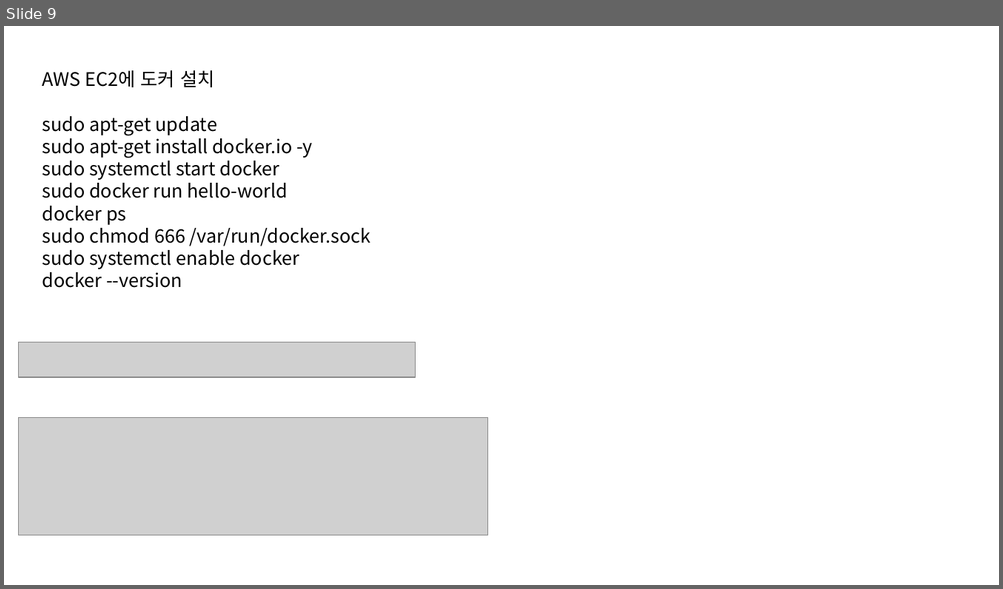
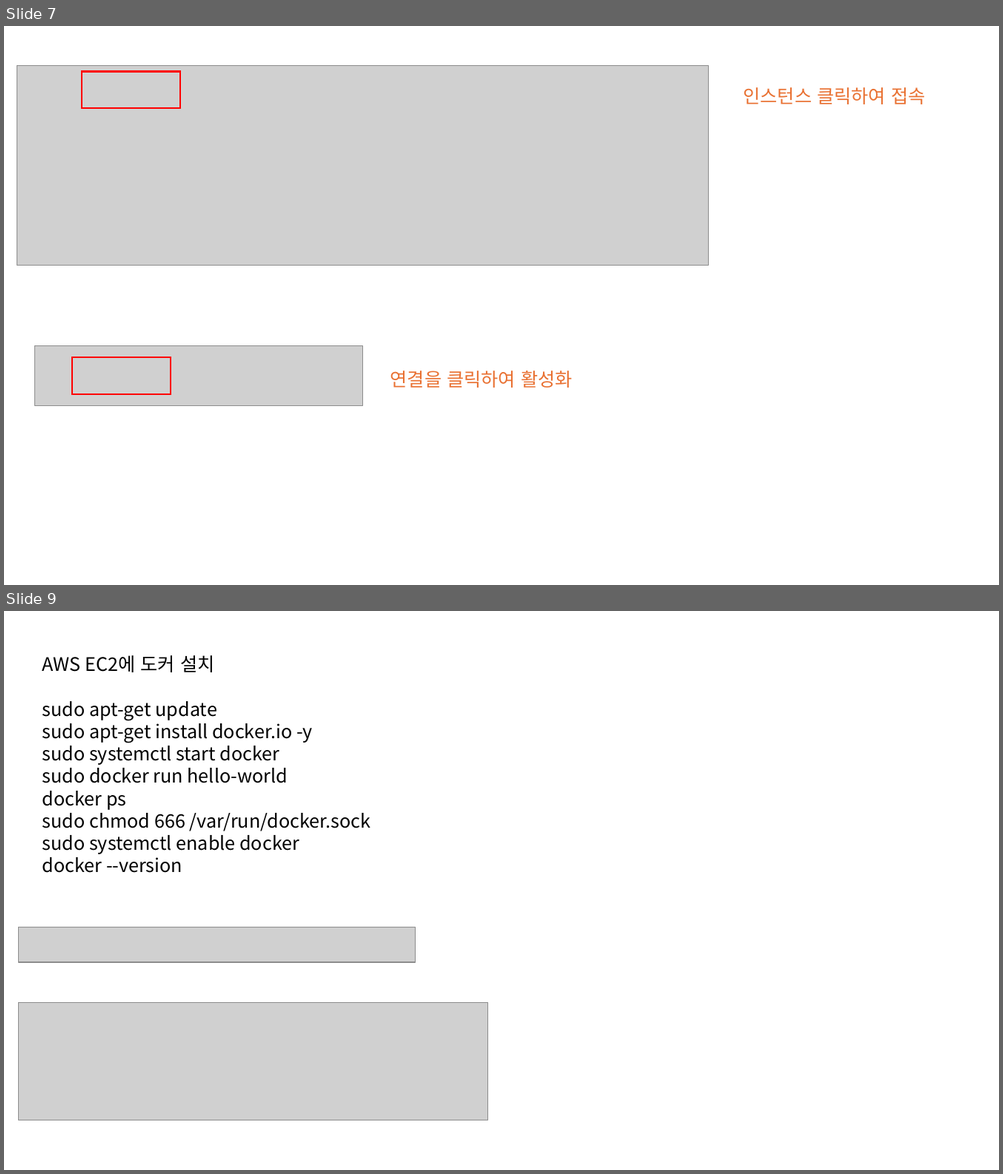
Before and after one commit to sonsungjong/reactjs-app, a slide deck: AWS배포 샘플.pptx. Shown one above the other, each under a label of ours: slide 9 before the commit, slides 7 and 9 after it; the slides between them are not shown. The pictures are 1003x589 and 1003x1174 pixels, drawn with LibreOffice and Linux fonts; fonts in the diff are those of the drawing; grey boxes stand for pictures. Boxes give left, top, right and bottom in pixels: in the first picture for what was removed or moved away, otherwise in the second. Text is boxed around its words. In the diff, an @@ line names an element or a change of style, - is before the commit and + after.

```diff
--- a/AWS배포 샘플.pptx
+++ b/AWS배포 샘플.pptx
@@ slide 7 added at (4,26,999,585), background #FFFFFF @@
@@ picture added at (17,66,708,266) @@
@@ rectangle added at (82,72,180,108), outline #FF0000 1.5 pt @@
@@ text added at (743,87,925,104), 18 pt, text #E97132 @@
+인스턴스 클릭하여 접속
@@ picture added at (34,346,363,406) @@
@@ rectangle added at (72,358,170,395), outline #FF0000 1.5 pt @@
@@ text added at (390,371,572,388), 18 pt, text #E97132 @@
+연결을 클릭하여 활성화
```
Also in this commit, not shown: 10 slides changed, 7 other slides added, 10 slides removed.
